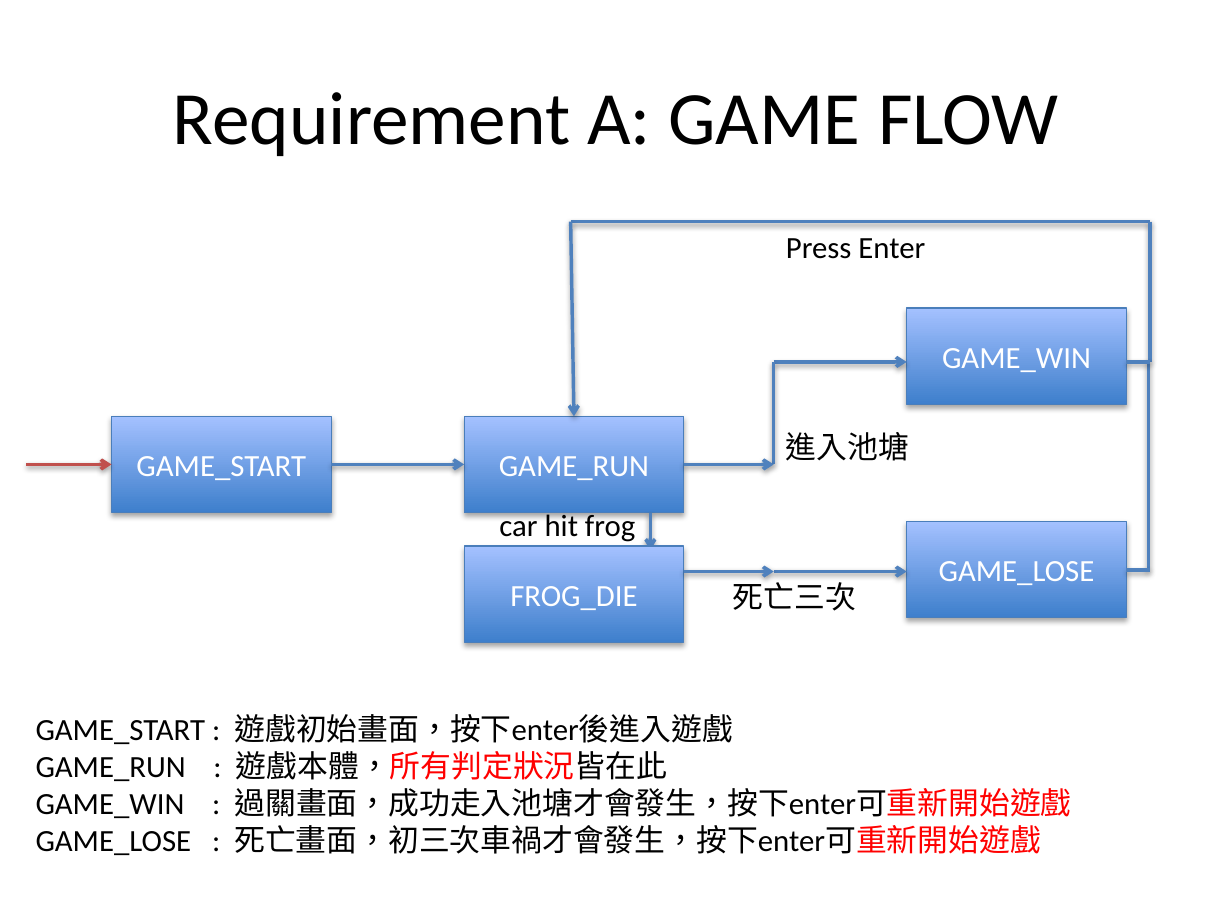
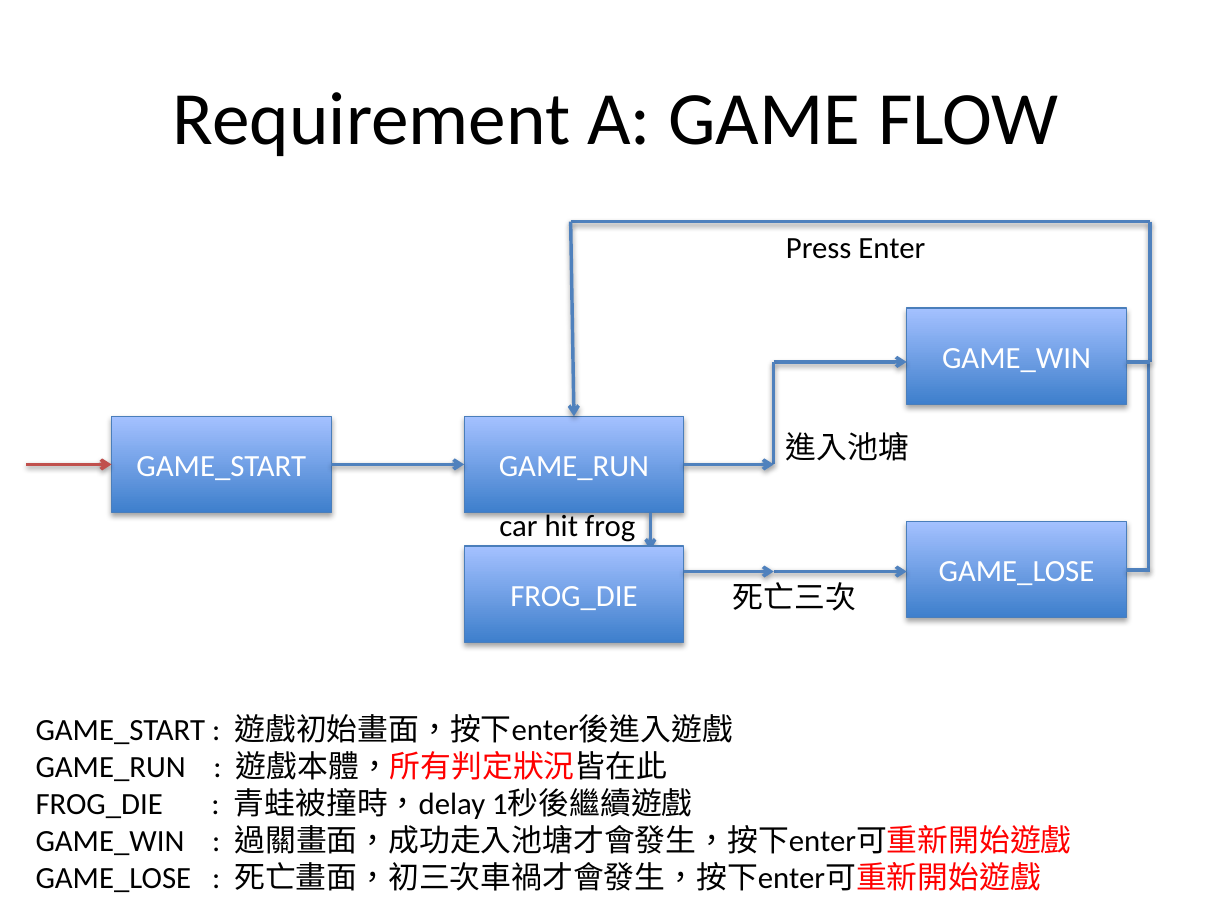
Before and after one commit to zu5462/assign2, a slide deck: slide 4 of assign2.pptx. Drawn at 1232x924 pixels with LibreOffice and Linux fonts; fonts in the diff are those of the drawing. Boxes give left, top, right and bottom in pixels: in the first picture for what was removed or moved away, otherwise in the second. Text is boxed around its words. In the diff, an @@ line names an element or a change of style, - is before the commit and + after.

```diff
--- a/assign2.pptx
+++ b/assign2.pptx
@@ text at <box>36,788,693,819</box>: paragraph added @@
+FROG_DIE : 青蛙被撞時，delay 1秒後繼續遊戲
```
Also in this commit, not shown: 4 other slides changed, 2 other files.
